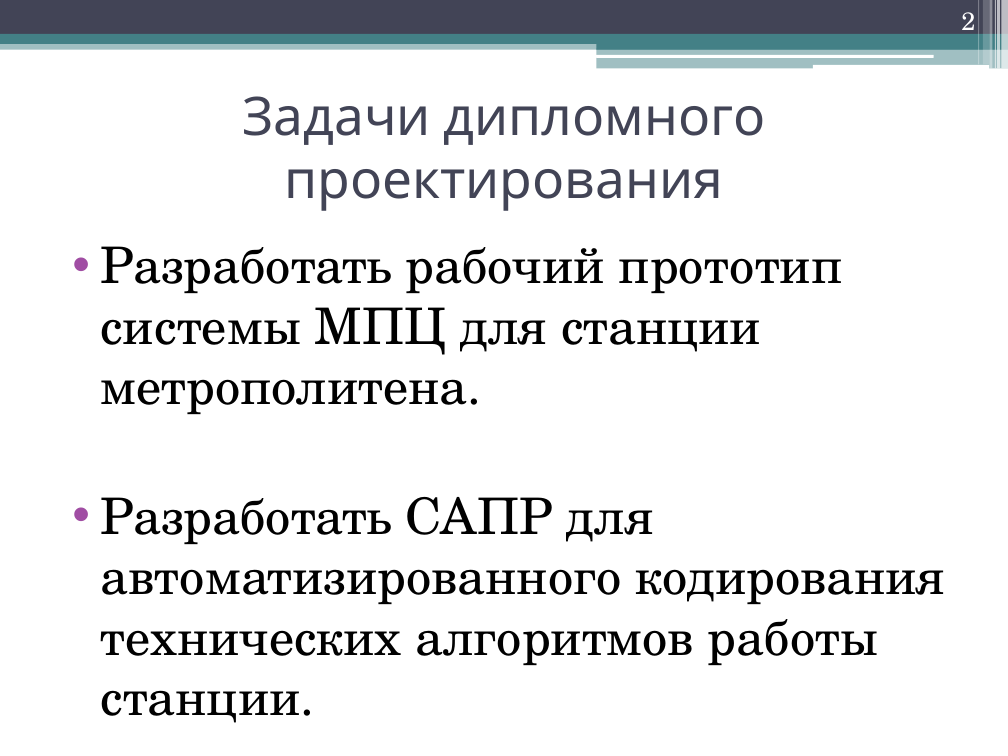
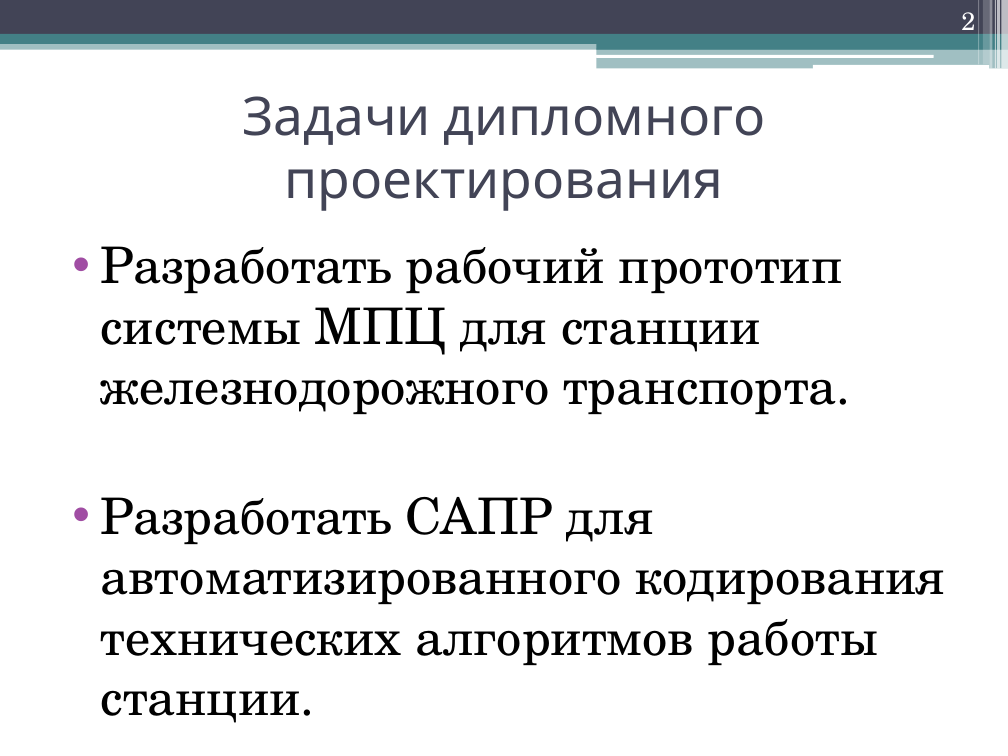
Before and after one commit to Filatoff73/Diplom, a slide deck: slide 2 of Диплом мой/Презентация/Presentation_Filatov_RK6-123.pptx. Drawn at 1008x756 pixels with LibreOffice and Linux fonts; fonts in the diff are those of the drawing. Boxes give left, top, right and bottom in pixels: in the first picture for what was removed or moved away, otherwise in the second. Text is boxed around its words. In the diff, an @@ line names an element or a change of style, - is before the commit and + after.

```diff
--- a/Диплом мой/Презентация/Presentation_Filatov_RK6-123.pptx
+++ b/Диплом мой/Презентация/Presentation_Filatov_RK6-123.pptx
@@ text at bbox=[101, 246, 842, 415]: text changed @@
-• Разработать рабочий прототип системы МПЦ для станции метрополитена.
+• Разработать рабочий прототип системы МПЦ для станции железнодорожного транспорта.
```
Also in this commit, not shown: 1 other slide changed, 1 slide added, 1 slide removed.
